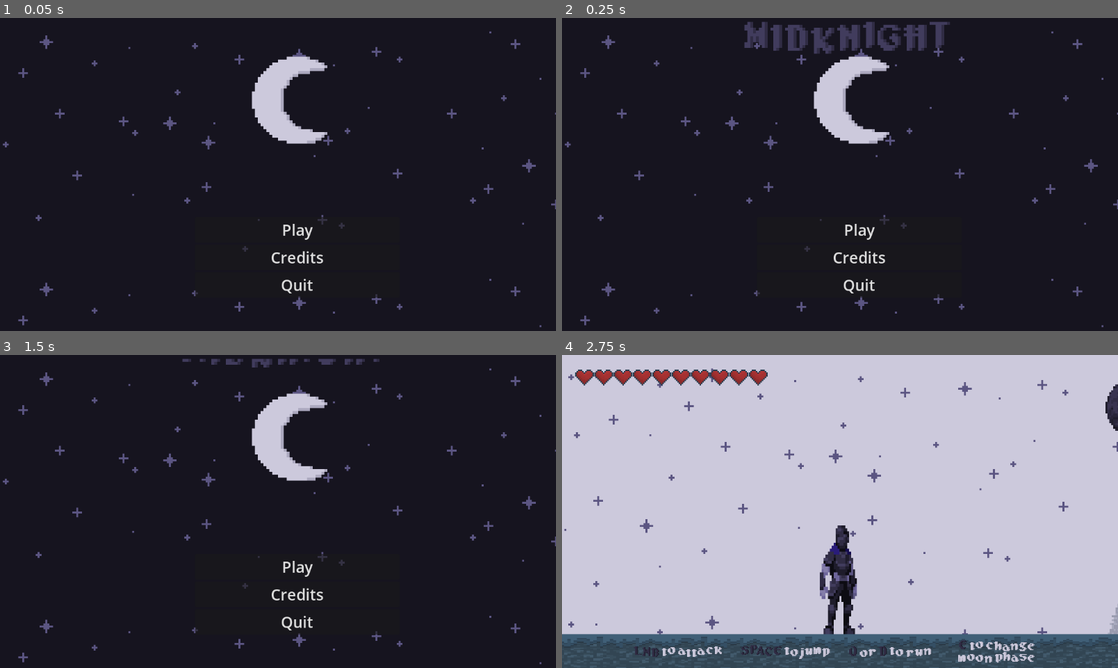
Above: before the commit, frames 1-4 (two rows, left to right).
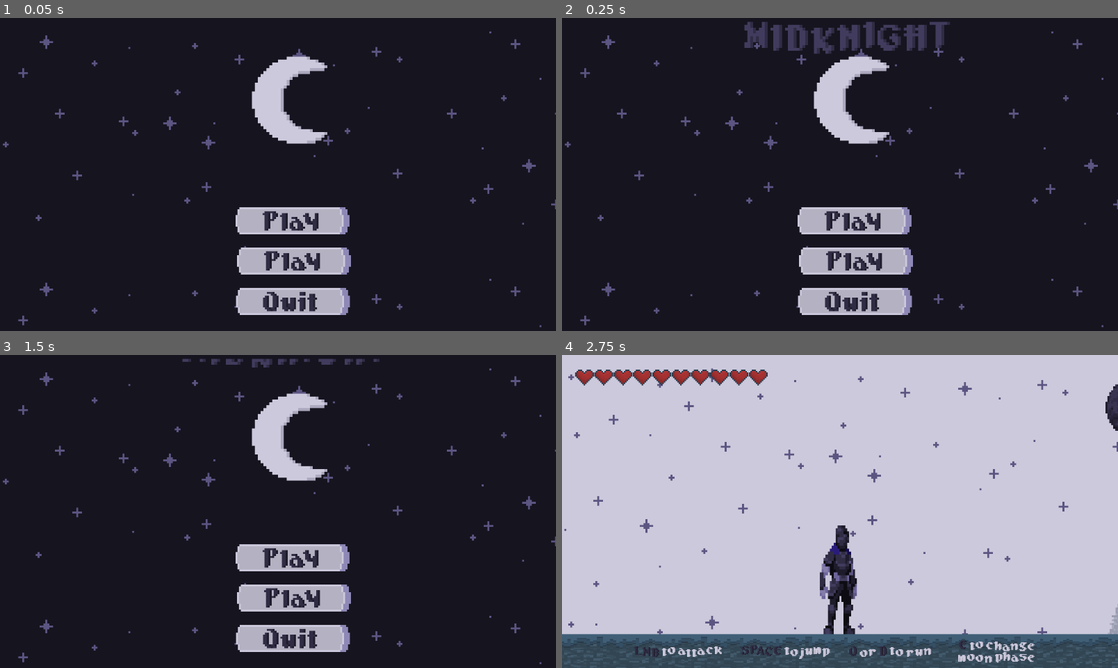
Above: after the commit, the same moments.

Repository: hugoc7/AbyssGameJam
Game: Godot game, scene res://menu/main_menu.tscn
Two runs of this game, one before a commit and one after it. Both use one fixed random seed, a clock stepped at 60 frames per second and the inputs below.
Inputs:
- Up to frame 1 (0.05 s): no input
- Up to frame 2 (0.25 s): no input
- Up to frame 3 (1.5 s): click "Credits" at 0.5 s; click "Retour" at 1.25 s
- Up to frame 4 (2.75 s): click "Play" at 2 s

The runs differ from the first frame. In frame 1, 5.0% of the frame differs, in the area x 35-68%, y 60-95%; in frame 2, 5.0%; in frame 3, 5.0%; in frame 4, nothing differs.

Commit message:
add menu button stylised

Diff:
--- a/menu/Button/Animation/Button_SpriteSheet.tres
+++ b/menu/Button/Animation/Button_SpriteSheet.tres
@@ -1,6 +1,5 @@
-[gd_resource type="SpriteFrames" load_steps=6 format=3 uid="uid://huapt4q2gmhx"]
+[gd_resource type="SpriteFrames" load_steps=5 format=3 uid="uid://huapt4q2gmhx"]
 
-[ext_resource type="Texture2D" uid="uid://bplxd6sf5ukd" path="res://menu/Button/Animation/Button.png" id="1_6oc4b"]
 [ext_resource type="Texture2D" uid="uid://b84uc3tkhksgr" path="res://menu/Button/Animation/Button_SpriteSheet.png" id="2_bnaj0"]
 
 [sub_resource type="AtlasTexture" id="AtlasTexture_yfmoh"]
@@ -19,14 +18,6 @@
 animations = [{
 "frames": [{
 "duration": 1.0,
-"texture": ExtResource("1_6oc4b")
-}],
-"loop": true,
-"name": &"button_idle",
-"speed": 5.0
-}, {
-"frames": [{
-"duration": 1.0,
 "texture": SubResource("AtlasTexture_yfmoh")
 }, {
 "duration": 1.0,
@@ -35,7 +26,7 @@
 "duration": 1.0,
 "texture": SubResource("AtlasTexture_yq81y")
 }],
-"loop": true,
+"loop": false,
 "name": &"button_pressed",
 "speed": 5.0
 }]
--- a/menu/Button/Animation/Texte_SpriteSheet.tres
+++ b/menu/Button/Animation/Texte_SpriteSheet.tres
@@ -105,7 +105,7 @@
 "duration": 1.0,
 "texture": SubResource("AtlasTexture_004ln")
 }],
-"loop": true,
+"loop": false,
 "name": &"play_click",
 "speed": 5.0
 }, {
@@ -113,7 +113,7 @@
 "duration": 1.0,
 "texture": ExtResource("2_haqnb")
 }],
-"loop": true,
+"loop": false,
 "name": &"play_idle",
 "speed": 5.0
 }, {
@@ -127,7 +127,7 @@
 "duration": 1.0,
 "texture": SubResource("AtlasTexture_r4lwr")
 }],
-"loop": true,
+"loop": false,
 "name": &"quit_click",
 "speed": 5.0
 }, {
@@ -135,7 +135,7 @@
 "duration": 1.0,
 "texture": ExtResource("4_lvsuw")
 }],
-"loop": true,
+"loop": false,
 "name": &"quit_idle",
 "speed": 5.0
 }, {
@@ -149,7 +149,7 @@
 "duration": 1.0,
 "texture": SubResource("AtlasTexture_jwj0v")
 }],
-"loop": true,
+"loop": false,
 "name": &"retry_click",
 "speed": 5.0
 }, {
@@ -157,7 +157,7 @@
 "duration": 1.0,
 "texture": ExtResource("6_1nc53")
 }],
-"loop": true,
+"loop": false,
 "name": &"retry_idle",
 "speed": 5.0
 }, {
@@ -171,7 +171,7 @@
 "duration": 1.0,
 "texture": SubResource("AtlasTexture_43k4m")
 }],
-"loop": true,
+"loop": false,
 "name": &"return_click",
 "speed": 5.0
 }, {
@@ -179,7 +179,7 @@
 "duration": 1.0,
 "texture": ExtResource("8_83rra")
 }],
-"loop": true,
+"loop": false,
 "name": &"return_idle",
 "speed": 5.0
 }]
--- /dev/null
+++ b/menu/button.gd
@@ -0,0 +1,8 @@
+extends Control
+
+
+
+
+func _on_clicker_button_down():
+	$fond.start()
+	$text.start()
--- /dev/null
+++ b/menu/button.tscn
@@ -0,0 +1,25 @@
+[gd_scene load_steps=2 format=3 uid="uid://cyr8q6ofj3mq"]
+
+[ext_resource type="Script" path="res://menu/button.gd" id="1_3hq5j"]
+
+[node name="button" type="Control"]
+layout_mode = 3
+anchors_preset = 0
+offset_left = -1.0
+offset_right = 102.0
+offset_bottom = 47.0
+script = ExtResource("1_3hq5j")
+
+[node name="clicker" type="Button" parent="."]
+layout_mode = 1
+anchors_preset = 15
+anchor_right = 1.0
+anchor_bottom = 1.0
+offset_left = -30.0
+offset_top = -1.0
+offset_right = -72.0
+offset_bottom = -31.0
+grow_horizontal = 2
+grow_vertical = 2
+
+[connection signal="button_down" from="clicker" to="." method="_on_clicker_button_down"]
--- a/menu/main_menu.gd
+++ b/menu/main_menu.gd
@@ -13,3 +13,18 @@
 
 func _on_credits_pressed():
 	get_tree().change_scene_to_file("res://menu/credits.tscn")
+
+
+func _on_play_button_down():
+	$Play/Node2D/fond.play()
+	$Play/Node2D/text.play()
+
+
+func _on_credits_button_down():
+	$Credits/Node2D/fond.play()
+	$Credits/Node2D/text.play()
+
+
+func _on_quit_button_down():
+	$Quit/Node2D/fond.play()
+	$Quit/Node2D/text.play()
--- a/menu/main_menu.tscn
+++ b/menu/main_menu.tscn
@@ -1,8 +1,10 @@
-[gd_scene load_steps=43 format=3 uid="uid://bmul6447vnsfc"]
+[gd_scene load_steps=45 format=3 uid="uid://bmul6447vnsfc"]
 
 [ext_resource type="Texture2D" uid="uid://cct0vdyr7s1xl" path="res://menu/MainTitle-Sheet.png" id="1_7v2f3"]
 [ext_resource type="Script" path="res://menu/main_menu.gd" id="1_8so3v"]
 [ext_resource type="Texture2D" uid="uid://bh7gny0jc8oov" path="res://background/Background_Noir.png" id="2_u2xsf"]
+[ext_resource type="SpriteFrames" uid="uid://huapt4q2gmhx" path="res://menu/Button/Animation/Button_SpriteSheet.tres" id="4_xxm1f"]
+[ext_resource type="SpriteFrames" uid="uid://cndm0frpp2x81" path="res://menu/Button/Animation/Texte_SpriteSheet.tres" id="5_xmjj1"]
 
 [sub_resource type="AtlasTexture" id="AtlasTexture_g1g1l"]
 atlas = ExtResource("1_7v2f3")
@@ -300,29 +302,75 @@
 scale = Vector2(6, 6)
 sprite_frames = SubResource("SpriteFrames_f3gvq")
 
-[node name="HBoxContainer" type="VBoxContainer" parent="."]
-layout_mode = 0
-offset_left = 404.0
-offset_top = 348.0
-offset_right = 828.0
-offset_bottom = 644.0
-alignment = 1
-
-[node name="Play" type="Button" parent="HBoxContainer"]
+[node name="Play" type="Button" parent="."]
+self_modulate = Color(1, 1, 1, 0)
 layout_mode = 2
+offset_left = 491.0
+offset_top = 396.0
+offset_right = 723.0
+offset_bottom = 449.0
 theme_override_font_sizes/font_size = 32
 text = "Play"
 
-[node name="Credits" type="Button" parent="HBoxContainer"]
+[node name="Node2D" type="Node2D" parent="Play"]
+position = Vector2(113, -4)
+scale = Vector2(4, 4)
+
+[node name="fond" type="AnimatedSprite2D" parent="Play/Node2D"]
+sprite_frames = ExtResource("4_xxm1f")
+animation = &"button_pressed"
+
+[node name="text" type="AnimatedSprite2D" parent="Play/Node2D"]
+sprite_frames = ExtResource("5_xmjj1")
+animation = &"play_click"
+
+[node name="Credits" type="Button" parent="."]
+self_modulate = Color(1, 1, 1, 0)
 layout_mode = 2
+offset_left = 494.0
+offset_top = 479.0
+offset_right = 726.0
+offset_bottom = 532.0
 theme_override_font_sizes/font_size = 32
 text = "Credits"
 
-[node name="Quit" type="Button" parent="HBoxContainer"]
+[node name="Node2D" type="Node2D" parent="Credits"]
+position = Vector2(113, -4)
+scale = Vector2(4, 4)
+
+[node name="fond" type="AnimatedSprite2D" parent="Credits/Node2D"]
+sprite_frames = ExtResource("4_xxm1f")
+animation = &"button_pressed"
+
+[node name="text" type="AnimatedSprite2D" parent="Credits/Node2D"]
+sprite_frames = ExtResource("5_xmjj1")
+animation = &"play_click"
+
+[node name="Quit" type="Button" parent="."]
+self_modulate = Color(1, 1, 1, 0)
 layout_mode = 2
+offset_left = 492.0
+offset_top = 563.0
+offset_right = 724.0
+offset_bottom = 616.0
 theme_override_font_sizes/font_size = 32
 text = "Quit"
 
-[connection signal="pressed" from="HBoxContainer/Play" to="." method="_on_play_pressed"]
-[connection signal="pressed" from="HBoxContainer/Credits" to="." method="_on_credits_pressed"]
-[connection signal="pressed" from="HBoxContainer/Quit" to="." method="_on_quit_pressed"]
+[node name="Node2D" type="Node2D" parent="Quit"]
+position = Vector2(113, -4)
+scale = Vector2(4, 4)
+
+[node name="fond" type="AnimatedSprite2D" parent="Quit/Node2D"]
+sprite_frames = ExtResource("4_xxm1f")
+animation = &"button_pressed"
+
+[node name="text" type="AnimatedSprite2D" parent="Quit/Node2D"]
+sprite_frames = ExtResource("5_xmjj1")
+animation = &"quit_click"
+
+[connection signal="button_down" from="Play" to="." method="_on_play_button_down"]
+[connection signal="pressed" from="Play" to="." method="_on_play_pressed"]
+[connection signal="button_down" from="Credits" to="." method="_on_credits_button_down"]
+[connection signal="pressed" from="Credits" to="." method="_on_credits_pressed"]
+[connection signal="button_down" from="Quit" to="." method="_on_quit_button_down"]
+[connection signal="pressed" from="Quit" to="." method="_on_quit_pressed"]
--- /dev/null
+++ b/musik/music.gd
@@ -0,0 +1,6 @@
+extends Node
+
+
+func _unhandled_input(event):
+	if Input.is_action_just_pressed("mute"):
+		$player.stream_paused = not $player.stream_paused
--- a/musik/music.tscn
+++ b/musik/music.tscn
@@ -1,10 +1,12 @@
-[gd_scene load_steps=2 format=3 uid="uid://b217tue4c8p5l"]
+[gd_scene load_steps=3 format=3 uid="uid://b217tue4c8p5l"]
 
+[ext_resource type="Script" path="res://musik/music.gd" id="1_e8v68"]
 [ext_resource type="AudioStream" uid="uid://db6a5vaf8f435" path="res://musik/vivaldi.mp3" id="1_na736"]
 
 [node name="Music" type="Node"]
+script = ExtResource("1_e8v68")
 
-[node name="AudioStreamPlayer" type="AudioStreamPlayer" parent="."]
+[node name="player" type="AudioStreamPlayer" parent="."]
 stream = ExtResource("1_na736")
 volume_db = -9.407
 autoplay = true
--- a/project.godot
+++ b/project.godot
@@ -58,6 +58,11 @@
 "events": [Object(InputEventMouseButton,"resource_local_to_scene":false,"resource_name":"","device":-1,"window_id":0,"a …(257 unchanged characters)…
 ]
 }
+mute={
+"deadzone": 0.5,
+"events": [Object(InputEventKey,"resource_local_to_scene":false,"resource_name":"","device":-1,"window_id":0,"alt_pressed":false,"shift_pressed":false,"ctrl_pressed":false,"meta_pressed":false,"pressed":false,"keycode":0,"physical_keycode":59,"key_label":0,"unicode":109,"echo":false,"script":null)
+]
+}
 
 [layer_names]
 
